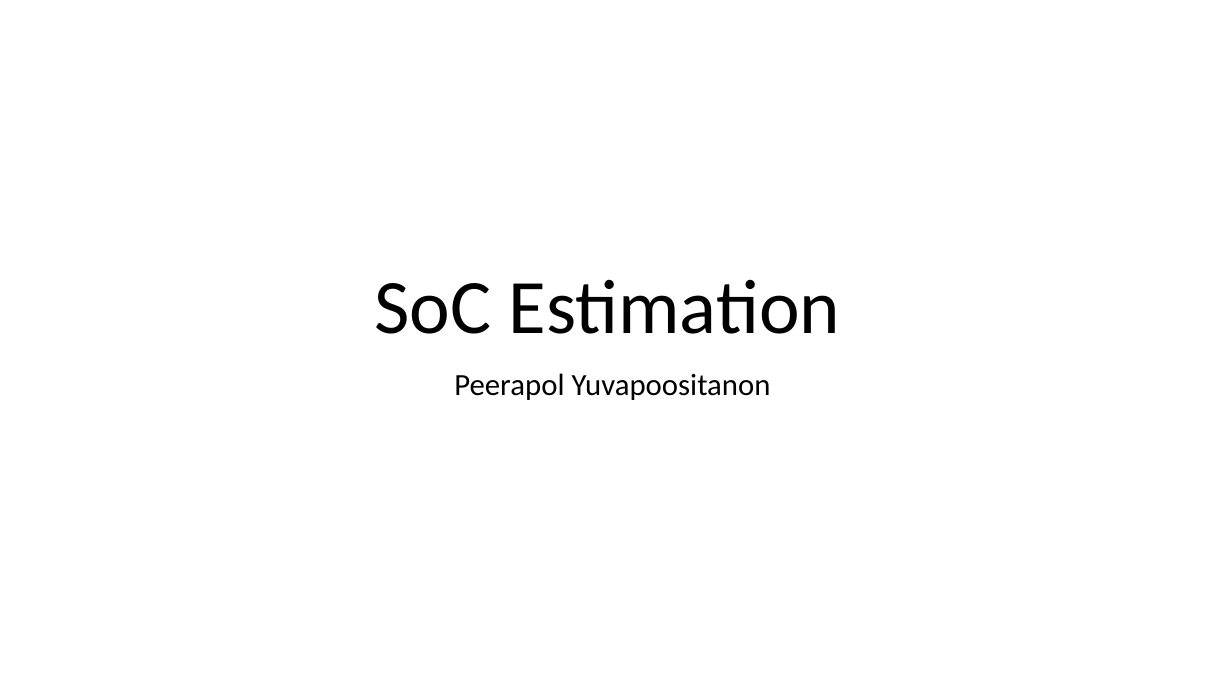
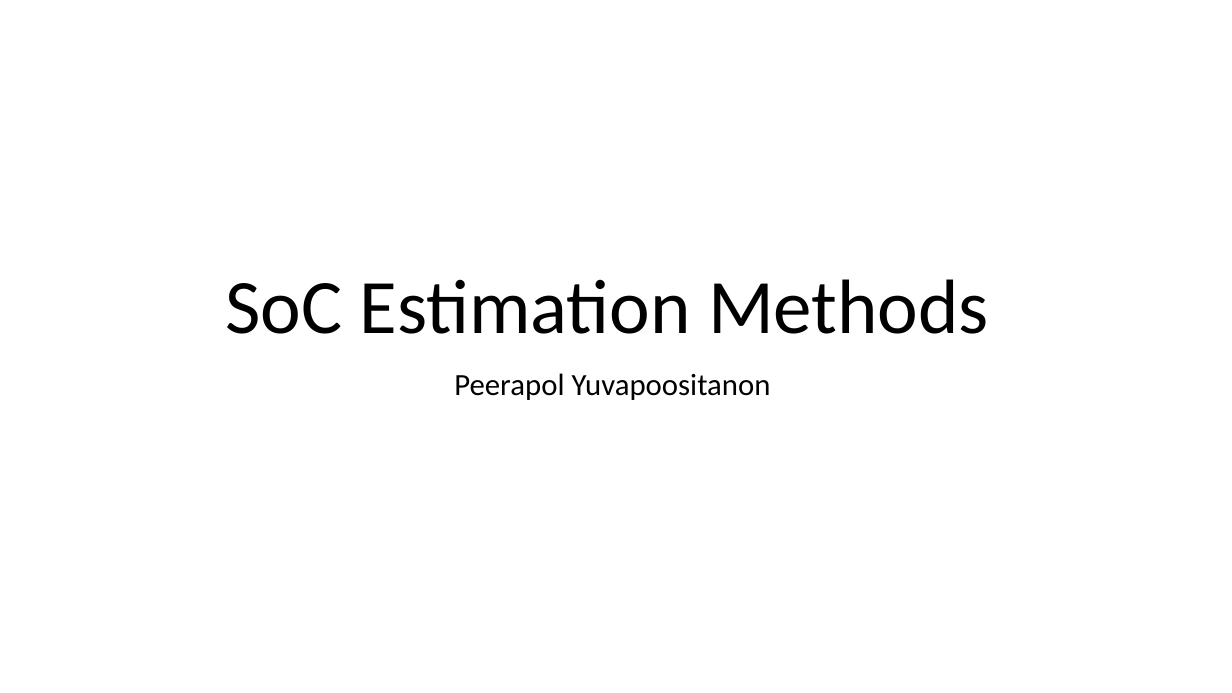
Before and after one commit to DrHammerhead/SoC-estimation, a slide deck: slide 1 of SoC Estimation.pptx. Drawn at 1232x693 pixels with LibreOffice and Linux fonts; fonts in the diff are those of the drawing. Boxes give left, top, right and bottom in pixels: in the first picture for what was removed or moved away, otherwise in the second. Text is boxed around its words. In the diff, an @@ line names an element or a change of style, - is before the commit and + after.

```diff
--- a/SoC Estimation.pptx
+++ b/SoC Estimation.pptx
@@ title at (x1=225, y1=279, x2=989, y2=334): text changed @@
-SoC Estimation
+SoC Estimation Methods
```
Also in this commit, not shown: 7 other slides changed, 30 slides added.
